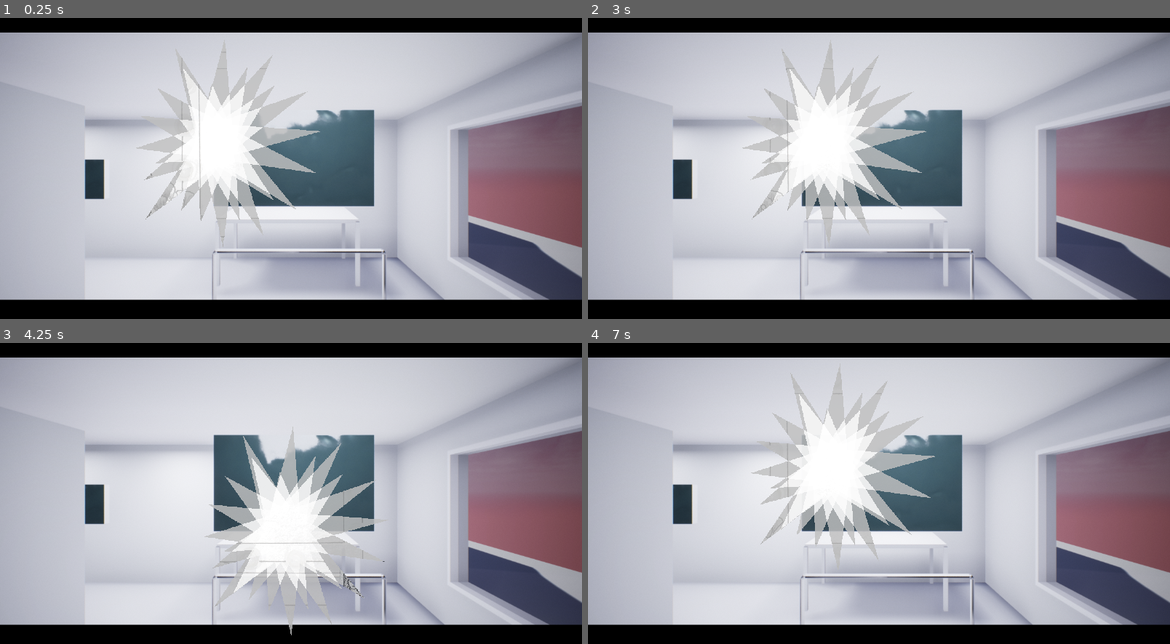
Above: before the commit, frames 1-4 (two rows, left to right).
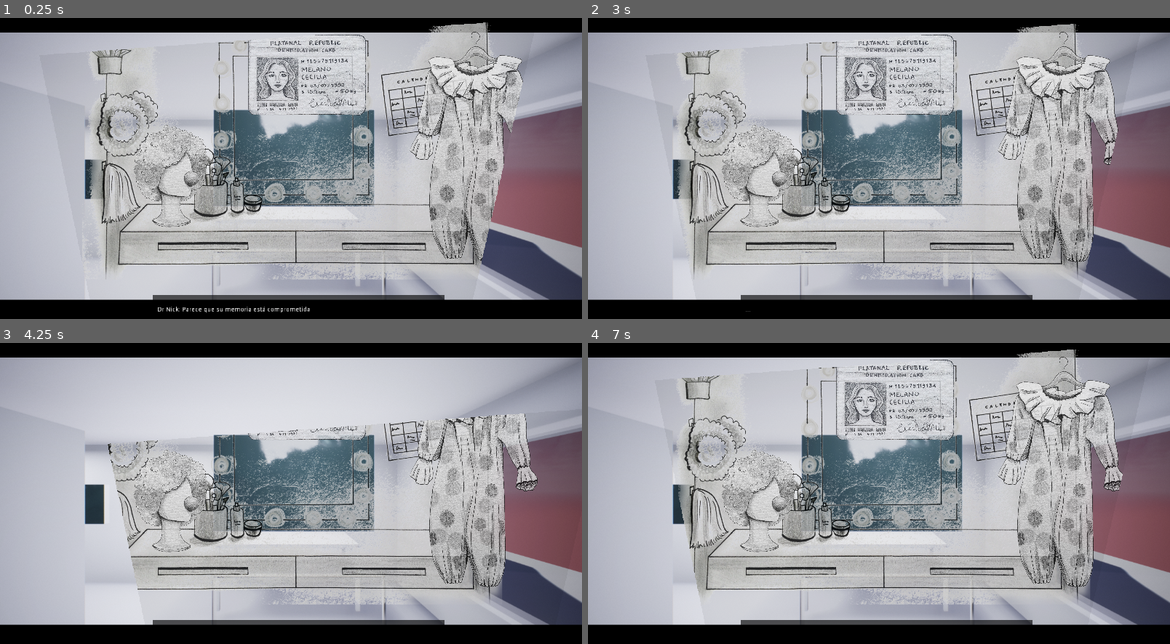
Above: after the commit, the same moments.

Repository: blackmambastudio/memory
Game: Godot game, scene res://Game.tscn
Same seed, same stepped clock (60 frames per second), same inputs: the game is played once before the commit and once after it. Before the commit the project has no main scene; this scene is started directly in both runs.
Inputs (mouse positions are in pixels of both pictures, inside the frame that each line leads up to):
- Up to frame 1 (0.25 s): no input
- Up to frame 2 (3 s): click (756, 174) at 0.52 s; click (896, 75) at 1.27 s; click (1059, 150) at 2.02 s; tap Enter at 2.75 s; hold Right (ui_right) from 2.78 s (still down)
- Up to frame 3 (4.25 s): release Right (ui_right) at 3.53 s; hold Down (ui_down) from 3.53 s (still down)
- Up to frame 4 (7 s): release Down (ui_down) at 4.28 s; hold Right (ui_right) 4.28-5.03 s; hold Up (ui_up) 5.03-5.78 s; hold Left (ui_left) from 5.78 s (still down)

The runs differ from the first frame. In frame 1, 28% of the frame differs, in the area x 14-90%, y 1-99%; in frame 2, 29%; in frame 3, 22%; in frame 4, 29%, in the area x 15-92%, y 2-94%.

Commit message:
adds actionrouter for dialogues

Diff:
--- /dev/null
+++ b/ActionRouter.gd
@@ -0,0 +1,17 @@
+extends Node
+
+var routers = []
+func _ready():
+	pass
+
+# action is a dictionary with a simple structure
+# action: 'object/function'
+# and more data as needed
+func request(action):
+	for router in routers:
+		if router.handle(action):
+			return
+	print("no action handler for ", action)
+
+func register_actions(router):
+	routers.append(router)
--- /dev/null
+++ b/ActionRouter.tscn
@@ -0,0 +1,6 @@
+[gd_scene load_steps=2 format=2]
+
+[ext_resource path="res://ActionRouter.gd" type="Script" id=1]
+
+[node name="ActionRouter" type="Node"]
+script = ExtResource( 1 )
--- /dev/null
+++ b/Dialogues/DialogueManager.gd
@@ -0,0 +1,69 @@
+extends Control
+onready var ActionRouter = get_node("/root/ActionRouter")
+
+const DialogueActions = preload("dialogue_actions.gd")
+onready var actionHandler = DialogueActions.new()
+var _on_timeout_action = {}
+
+func _ready():
+	self.actionHandler.set_dialogue(self)
+	ActionRouter.register_actions(self.actionHandler)
+	$Timer.connect("timeout", self, "timeout")
+
+func set_text(text_id):
+	var text_object = self.get_text_object(text_id)
+	$Panel/Text.text = text_object.text
+	$Timer.set_wait_time(text_object.timeout)
+	$Timer.start()
+	_on_timeout_action = text_object.on_timeout
+
+
+func _on_item_selected(item):
+	if not $Timer.is_stopped(): return
+	ActionRouter.request({
+		"action":"Dialogue/display",
+		"text_id": item
+	})
+
+
+func get_text_object(text_id):
+	return {
+		"Peluca": {
+			"text": "Mi peluca favorita",
+			"timeout": 2,
+			"on_timeout": {
+				"action": "Dialogue/display",
+				"text_id": "dialogue#33"
+			}
+		},
+		"ID": {
+			"text": "Mi Nombre es Cecilia Melano",
+			"timeout": 2,
+			"on_timeout": {
+				"action": "Dialogue/display",
+				"text_id": "dialogue#33"
+			}
+		},
+		"Costume": {
+			"text": "Era la mejor payaso",
+			"timeout": 2,
+			"on_timeout": {
+				"action": "Dialogue/display",
+				"text_id": "dialogue#33"
+			}
+		},
+		"dialogue#33": {
+			"text": "...",
+			"timeout": 1,
+			"on_timeout": {
+				"action": "Dialogue/clear"
+			}
+		}
+	}[text_id]
+
+
+func timeout():
+	ActionRouter.request(_on_timeout_action)
+
+func cls():
+	$Panel/Text.text = ""
--- /dev/null
+++ b/Dialogues/DialogueManager.tscn
@@ -0,0 +1,35 @@
+[gd_scene load_steps=2 format=2]
+
+[ext_resource path="res://Dialogues/DialogueManager.gd" type="Script" id=1]
+
+[node name="DialogueManager" type="Control"]
+anchor_right = 1.0
+anchor_bottom = 1.0
+margin_left = -2.99368
+margin_right = -2.99365
+script = ExtResource( 1 )
+
+[node name="ColorRect" type="ColorRect" parent="."]
+margin_left = 339.0
+margin_top = 634.0
+margin_right = 980.0
+margin_bottom = 696.0
+color = Color( 0, 0, 0, 0.403922 )
+
+[node name="Panel" type="MarginContainer" parent="."]
+margin_left = 348.643
+margin_top = 638.774
+margin_right = 972.643
+margin_bottom = 692.774
+
+[node name="Text" type="Label" parent="Panel"]
+margin_right = 624.0
+margin_bottom = 54.0
+size_flags_vertical = 7
+custom_colors/font_color = Color( 1, 1, 1, 1 )
+text = "Dr Nick: Parece que su memoria está comprometida"
+valign = 1
+autowrap = true
+
+[node name="Timer" type="Timer" parent="."]
+one_shot = true
--- /dev/null
+++ b/Dialogues/dialogue_actions.gd
@@ -0,0 +1,18 @@
+extends Node
+
+var Dialogue
+
+func set_dialogue(Dialogue):
+	self.Dialogue = Dialogue
+
+func handle(request):
+	match request.action:
+		"Dialogue/display":
+			self.Dialogue.set_text(request.text_id)
+		"Dialogue/clear":
+			self.Dialogue.cls()
+		_:
+			return false
+
+#warning-ignore:unreachable_code
+	return true
--- /dev/null
+++ b/Game.gd
@@ -0,0 +1,5 @@
+extends Control
+
+
+func _ready():
+	$Memory/Canvas.connect("item_selected", $DialogueManager, "_on_item_selected")
--- a/Game.tscn
+++ b/Game.tscn
@@ -1,12 +1,18 @@
-[gd_scene load_steps=3 format=2]
+[gd_scene load_steps=5 format=2]
 
-[ext_resource path="res://Scenarios/Reality.tscn" type="PackedScene" id=1]
-[ext_resource path="res://Scenarios/Memory/Memory.tscn" type="PackedScene" id=2]
+[ext_resource path="res://Game.gd" type="Script" id=1]
+[ext_resource path="res://Scenarios/Reality.tscn" type="PackedScene" id=2]
+[ext_resource path="res://Scenarios/Memory/Memory.tscn" type="PackedScene" id=3]
+[ext_resource path="res://Dialogues/DialogueManager.tscn" type="PackedScene" id=4]
 
 [node name="Main" type="Control"]
 anchor_right = 1.0
 anchor_bottom = 1.0
+script = ExtResource( 1 )
 
-[node name="Reality" parent="." instance=ExtResource( 1 )]
+[node name="Reality" parent="." instance=ExtResource( 2 )]
 
-[node name="Memory" parent="." instance=ExtResource( 2 )]
+[node name="Memory" parent="." instance=ExtResource( 3 )]
+
+[node name="DialogueManager" parent="." instance=ExtResource( 4 )]
+mouse_filter = 2
--- /dev/null
+++ b/Scenarios/Memory/Elements/Element.gd
@@ -0,0 +1,5 @@
+extends TextureButton
+
+
+func _ready():
+	pass
--- /dev/null
+++ b/Scenarios/Memory/Elements/Element.tscn
@@ -0,0 +1,11 @@
+[gd_scene load_steps=2 format=2]
+
+[ext_resource path="res://Scenarios/Memory/Elements/Element.gd" type="Script" id=1]
+
+[node name="Element" type="TextureButton"]
+use_parent_material = true
+margin_right = 50.0
+margin_bottom = 50.0
+expand = true
+stretch_mode = 4
+script = ExtResource( 1 )
--- a/Scenarios/Memory/Memory.gd
+++ b/Scenarios/Memory/Memory.gd
@@ -2,9 +2,8 @@
 
 var speed = 200
 
-# Called when the node enters the scene tree for the first time.
 func _ready():
-	pass # Replace with function body.
+	pass
 
 
 func _process(delta):
--- a/Scenarios/Memory/Memory.tscn
+++ b/Scenarios/Memory/Memory.tscn
@@ -41,6 +41,6 @@
 [node name="Portion" parent="HiddenRender/Viewport" instance=ExtResource( 3 )]
 
 [node name="PortionLight" type="Light2D" parent="."]
-position = Vector2( 479.295, 337.564 )
+position = Vector2( 642.087, 357.159 )
 texture = SubResource( 2 )
 mode = 2
--- /dev/null
+++ b/Scenarios/Memory/MemoryCanvas.gd
@@ -0,0 +1,10 @@
+extends Control
+
+signal item_selected
+
+func _ready():
+	for element in $Elements.get_children():
+		element.connect("button_down",self,"_on_item_select", [element])
+
+func _on_item_select(item):
+	emit_signal("item_selected", item.name)
--- a/Scenarios/Memory/MemoryCanvas.tscn
+++ b/Scenarios/Memory/MemoryCanvas.tscn
@@ -1,9 +1,11 @@
-[gd_scene load_steps=7 format=2]
+[gd_scene load_steps=9 format=2]
 
-[ext_resource path="res://Assets/M01_BG_bn.png" type="Texture" id=1]
-[ext_resource path="res://Scenarios/Memory/Elements/Assets/peluca.png" type="Texture" id=2]
-[ext_resource path="res://Scenarios/Memory/Elements/Assets/traje_payaso.png" type="Texture" id=3]
-[ext_resource path="res://Scenarios/Memory/Elements/Assets/ID.png" type="Texture" id=4]
+[ext_resource path="res://Scenarios/Memory/MemoryCanvas.gd" type="Script" id=1]
+[ext_resource path="res://Assets/M01_BG_bn.png" type="Texture" id=2]
+[ext_resource path="res://Scenarios/Memory/Elements/Element.tscn" type="PackedScene" id=3]
+[ext_resource path="res://Scenarios/Memory/Elements/Assets/peluca.png" type="Texture" id=4]
+[ext_resource path="res://Scenarios/Memory/Elements/Assets/ID.png" type="Texture" id=5]
+[ext_resource path="res://Scenarios/Memory/Elements/Assets/traje_payaso.png" type="Texture" id=6]
 
 [sub_resource type="CanvasItemMaterial" id=1]
 
@@ -12,44 +14,56 @@
 loop = true
 
 [node name="MemoryCanvas" type="Control"]
+modulate = Color( 1, 1, 1, 0.870588 )
 material = SubResource( 1 )
 use_parent_material = true
 anchor_right = 1.0
 anchor_bottom = 1.0
+script = ExtResource( 1 )
 
 [node name="ColorRect" type="ColorRect" parent="."]
+visible = false
 use_parent_material = true
 anchor_right = 1.0
 anchor_bottom = 1.0
-margin_left = 1.33543
-margin_top = -2.36493
-margin_right = 1.33545
-margin_bottom = -2.36493
+color = Color( 1, 1, 1, 0.792157 )
 
 [node name="M01_BG_bn" type="Sprite" parent="."]
-modulate = Color( 1, 1, 1, 0.2 )
 use_parent_material = true
-position = Vector2( 620.117, 360.395 )
-texture = ExtResource( 1 )
-
-[node name="peluca2" type="Sprite" parent="."]
-use_parent_material = true
-position = Vector2( 249.269, 444.562 )
-scale = Vector2( 0.25, 0.25 )
+position = Vector2( 664.587, 293.972 )
+scale = Vector2( 0.826759, 0.826759 )
 texture = ExtResource( 2 )
-
-[node name="traje_payaso2" type="Sprite" parent="."]
-use_parent_material = true
-position = Vector2( 1110.99, 383.057 )
-scale = Vector2( 0.3, 0.3 )
-texture = ExtResource( 3 )
-
-[node name="ID" type="Sprite" parent="."]
-use_parent_material = true
-position = Vector2( 811.763, 547.566 )
-scale = Vector2( 0.1, 0.1 )
-texture = ExtResource( 4 )
 
 [node name="AnimationTest" type="AnimationPlayer" parent="."]
 autoplay = "Transition"
 anims/Transition = SubResource( 2 )
+
+[node name="Elements" type="Control" parent="."]
+use_parent_material = true
+anchor_right = 1.0
+anchor_bottom = 1.0
+margin_left = 98.0833
+margin_top = 42.5644
+margin_right = -108.917
+margin_bottom = -92.4355
+
+[node name="Peluca" parent="Elements" instance=ExtResource( 3 )]
+margin_left = 198.393
+margin_top = 215.977
+margin_right = 362.393
+margin_bottom = 440.977
+texture_normal = ExtResource( 4 )
+
+[node name="ID" parent="Elements" instance=ExtResource( 3 )]
+margin_left = 449.503
+margin_top = 17.1184
+margin_right = 708.503
+margin_bottom = 195.118
+texture_normal = ExtResource( 5 )
+
+[node name="Costume" parent="Elements" instance=ExtResource( 3 )]
+margin_left = 803.737
+margin_top = 6.42682
+margin_right = 1090.74
+margin_bottom = 542.427
+texture_normal = ExtResource( 6 )
--- a/Scenarios/Memory/MemoryPortion.gd
+++ b/Scenarios/Memory/MemoryPortion.gd
@@ -1,4 +1,4 @@
 tool
 extends Node2D
 func _ready():
-	pass # Replace with function body.
+	pass
--- a/Scenarios/Memory/MemoryPortion.tscn
+++ b/Scenarios/Memory/MemoryPortion.tscn
@@ -30,85 +30,8 @@
 anims/rotate = SubResource( 1 )
 
 [node name="Polygon2D" type="Polygon2D" parent="."]
-position = Vector2( 639.909, 320.832 )
+position = Vector2( 824.817, 267.363 )
 rotation = 0.952851
-scale = Vector2( 1.00777, 1 )
-color = Color( 1, 1, 1, 0.784314 )
-polygon = PoolVector2Array( 3.0202, 45.8959, -224.161, -46.7241, 175.877, -28.7162 )
-
-[node name="Polygon2D2" type="Polygon2D" parent="."]
-position = Vector2( 639.909, 320.832 )
-rotation = 1.44339
-scale = Vector2( 1.00777, 1 )
-color = Color( 1, 1, 1, 0.784314 )
-polygon = PoolVector2Array( 3.0202, 45.8959, -224.161, -46.7241, 175.877, -28.7162 )
-
-[node name="Polygon2D3" type="Polygon2D" parent="."]
-position = Vector2( 639.909, 320.832 )
-rotation = 1.93382
-scale = Vector2( 1.00777, 1 )
-color = Color( 1, 1, 1, 0.784314 )
-polygon = PoolVector2Array( 3.0202, 45.8959, -224.161, -46.7241, 175.877, -28.7162 )
-
-[node name="Polygon2D4" type="Polygon2D" parent="."]
-position = Vector2( 639.909, 320.832 )
-rotation = 2.42426
-scale = Vector2( 1.00777, 1 )
-color = Color( 1, 1, 1, 0.784314 )
-polygon = PoolVector2Array( 3.0202, 45.8959, -224.161, -46.7241, 175.877, -28.7162 )
-
-[node name="Polygon2D5" type="Polygon2D" parent="."]
-position = Vector2( 639.909, 320.832 )
-rotation = 2.82918
-scale = Vector2( 1.00777, 1 )
-color = Color( 1, 1, 1, 0.784314 )
-polygon = PoolVector2Array( 3.0202, 45.8959, -224.161, -46.7241, 175.877, -28.7162 )
-
-[node name="Polygon2D6" type="Polygon2D" parent="."]
-position = Vector2( 639.909, 320.832 )
-rotation = 3.2341
-scale = Vector2( 1.00777, 1 )
-color = Color( 1, 1, 1, 0.784314 )
-polygon = PoolVector2Array( 3.0202, 45.8959, -224.161, -46.7241, 175.877, -28.7162 )
-
-[node name="Polygon2D7" type="Polygon2D" parent="."]
-position = Vector2( 639.909, 320.832 )
-rotation = 3.63901
-scale = Vector2( 1.00777, 1 )
-color = Color( 1, 1, 1, 0.784314 )
-polygon = PoolVector2Array( 3.0202, 45.8959, -224.161, -46.7241, 175.877, -28.7162 )
-
-[node name="Polygon2D8" type="Polygon2D" parent="."]
-position = Vector2( 639.909, 320.832 )
-rotation = 4.04393
-scale = Vector2( 1.00777, 1 )
-color = Color( 1, 1, 1, 0.784314 )
-polygon = PoolVector2Array( 3.0202, 45.8959, -224.161, -46.7241, 175.877, -28.7162 )
-
-[node name="Polygon2D9" type="Polygon2D" parent="."]
-position = Vector2( 639.909, 320.832 )
-rotation = 4.44884
-scale = Vector2( 1.00777, 1 )
-color = Color( 1, 1, 1, 0.784314 )
-polygon = PoolVector2Array( 3.0202, 45.8959, -224.161, -46.7241, 175.877, -28.7162 )
-
-[node name="Polygon2D10" type="Polygon2D" parent="."]
-position = Vector2( 639.909, 320.832 )
-rotation = 4.85376
-scale = Vector2( 1.00777, 1 )
-color = Color( 1, 1, 1, 0.784314 )
-polygon = PoolVector2Array( 3.0202, 45.8959, -158.741, -56.8262, 126.857, -29.4588 )
-
-[node name="Polygon2D11" type="Polygon2D" parent="."]
-position = Vector2( 639.909, 320.832 )
-rotation = 5.25868
-scale = Vector2( 1.00777, 1 )
-color = Color( 1, 1, 1, 0.784314 )
-polygon = PoolVector2Array( 3.0202, 45.8959, -224.161, -46.7241, 175.877, -28.7162 )
-
-[node name="Polygon2D12" type="Polygon2D" parent="."]
-position = Vector2( 639.909, 320.832 )
-rotation = 5.66359
-scale = Vector2( 1.00777, 1 )
-color = Color( 1, 1, 1, 0.784314 )
-polygon = PoolVector2Array( 3.0202, 45.8959, -135.987, -41.9864, 175.877, -28.7162 )
+scale = Vector2( 1.00777, 1.59184 )
+color = Color( 1, 1, 1, 0.937255 )
+polygon = PoolVector2Array( -11.9089, 470.687, -552.432, 320.159, 12.485, -269.935, 437.771, 32.9161 )
--- a/Scenarios/Reality.gd
+++ b/Scenarios/Reality.gd
@@ -7,7 +7,3 @@
 # Called when the node enters the scene tree for the first time.
 func _ready():
 	pass # Replace with function body.
-
-
-func _process(delta):
-	OS.set_window_title("Memory | fps: " + str(Engine.get_frames_per_second()))
--- a/project.godot
+++ b/project.godot
@@ -16,7 +16,12 @@
 [application]
 
 config/name="Memory"
+run/main_scene="res://Game.tscn"
 config/icon="res://icon.png"
+
+[autoload]
+
+ActionRouter="*res://ActionRouter.tscn"
 
 [debug]
 
